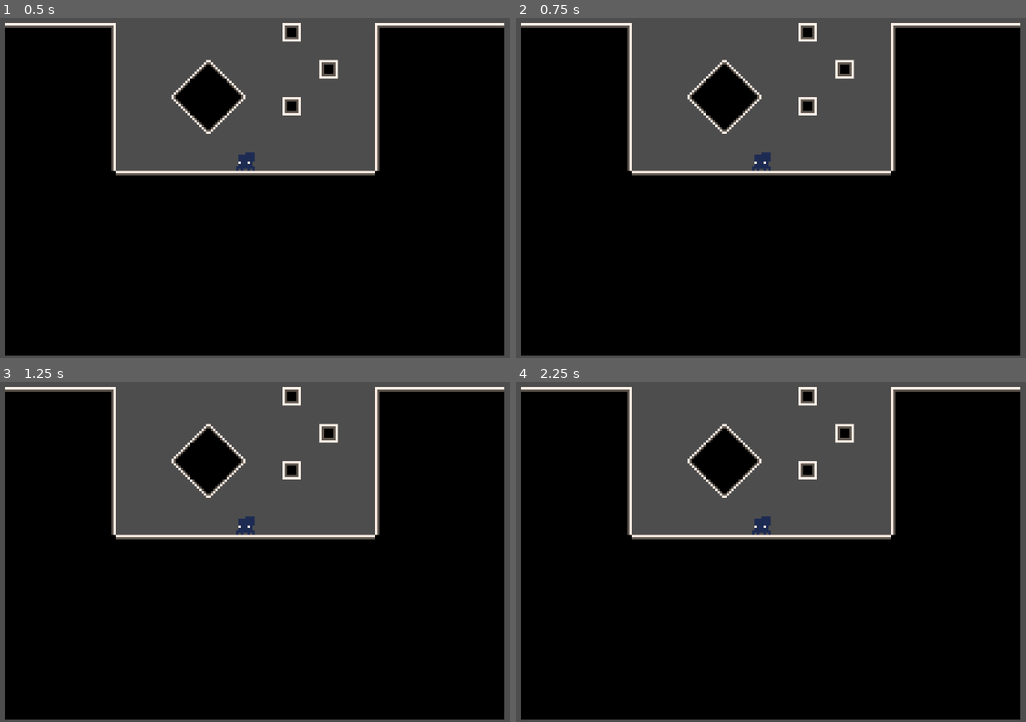
Above: before the commit, frames 1-4 (two rows, left to right).
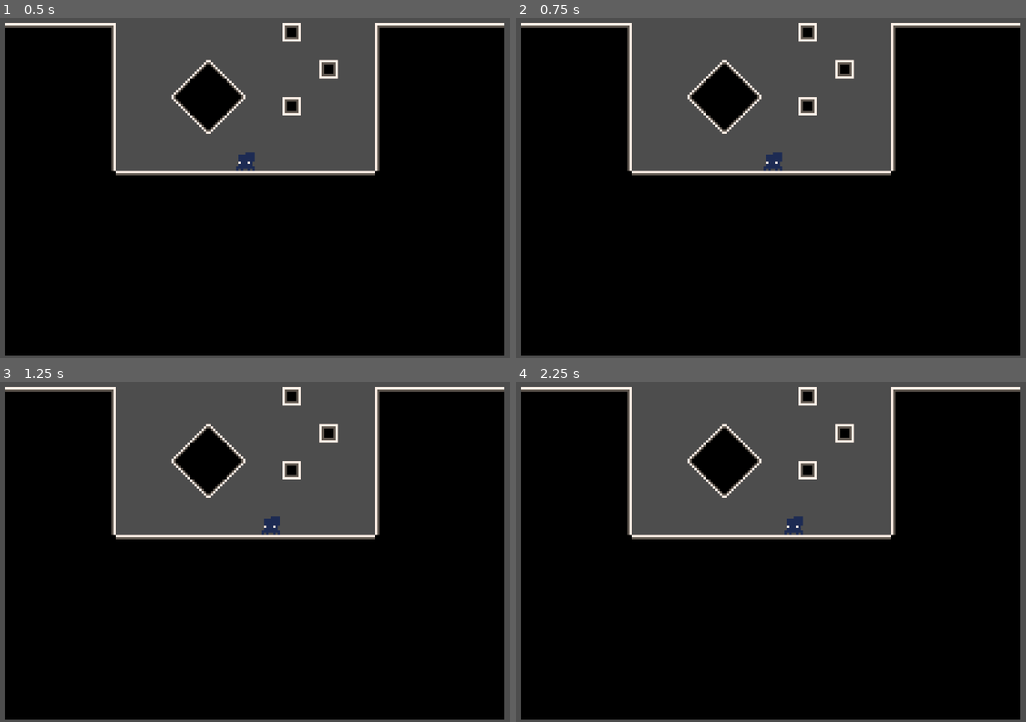
Above: after the commit, the same moments.

Repository: Flamenccio/spider-jump
Game: Godot game, scene res://world.tscn
Same seed, same stepped clock (60 frames per second), same inputs: the game is played once before the commit and once after it.
Inputs (mouse positions are in pixels of both pictures, inside the frame that each line leads up to):
- Up to frame 1 (0.5 s): no input
- Up to frame 2 (0.75 s): tap Enter at 0.5 s; move the mouse to (908, 150) at 0.52 s; hold D (move_right, bound only after the commit) from 0.53 s (still down); tap Backspace at 0.6 s; click (908, 150) at 0.67 s
- Up to frame 3 (1.25 s): keep holding D (move_right, bound only after the commit)
- Up to frame 4 (2.25 s): release D (move_right, bound only after the commit) at 1.25 s; tap Space at 1.25 s; drag from (628, 552) to (730, 609) at 1.27 s; tap Enter at 2 s; move the mouse to (827, 453) at 2.02 s; hold D (move_right, bound only after the commit) from 2.03 s (still down); tap C at 2.1 s

Frame 1 is identical in both runs. In frame 2, 0.2% of the frame differs, in the area x 46-53%, y 39-45%; in frame 3, 0.3%; in frame 4, 0.3%, in the area x 46-57%, y 39-45%.

Commit message:
add player crawling & yafsm plugin

Diff:
--- /dev/null
+++ b/crawl.gd
@@ -0,0 +1,26 @@
+extends Node
+
+@export var _rb: RigidBody2D
+@export var _crawl_speed: float
+var _move_input: Vector2
+
+func _ready() -> void:
+	if _rb == null:
+		printerr('crawl: rb is null')
+		return
+
+
+func _on_move_input_change(move_input: Vector2) -> void:
+	_move_input = move_input
+
+
+func _physics_process(delta: float) -> void:
+
+	var horizontal = _move_input - Vector2(0, _move_input.y)
+	var crawl_vector = horizontal.rotated(_rb.rotation)
+
+	# Only move and collide when input is given
+	if crawl_vector.length() == 0:
+		return
+
+	_rb.move_and_collide(crawl_vector * _crawl_speed * delta)
--- /dev/null
+++ b/input_service.gd
@@ -0,0 +1,46 @@
+extends Node
+
+signal move_input_change(move_input: Vector2)
+
+var _current_move_input: Vector2 = Vector2.ZERO
+
+
+func _input(event: InputEvent) -> void:
+	_handle_move_input(event)
+
+
+func _handle_move_input(event: InputEvent) -> void:
+
+	var temp_input := _current_move_input
+
+	# Press actions
+
+	if event.is_action_pressed('move_down'):
+		temp_input += Vector2.DOWN
+
+	if event.is_action_pressed('move_up'):
+		temp_input += Vector2.UP
+
+	if event.is_action_pressed('move_right'):
+		temp_input += Vector2.RIGHT
+
+	if event.is_action_pressed('move_left'):
+		temp_input += Vector2.LEFT
+
+	# Release actions
+
+	if event.is_action_released('move_down'):
+		temp_input -= Vector2.DOWN
+
+	if event.is_action_released('move_up'):
+		temp_input -= Vector2.UP
+
+	if event.is_action_released('move_right'):
+		temp_input -= Vector2.RIGHT
+
+	if event.is_action_released('move_left'):
+		temp_input -= Vector2.LEFT
+
+	if _current_move_input != temp_input:
+		move_input_change.emit(temp_input)
+		_current_move_input = temp_input
--- a/project.godot
+++ b/project.godot
@@ -19,6 +19,29 @@
 
 project/assembly_name="spider-jump"
 
+[input]
+
+move_left={
+"deadzone": 0.2,
+"events": [Object(InputEventKey,"resource_local_to_scene":false,"resource_name":"","device":-1,"window_id":0,"alt_pressed":false,"shift_pressed":false,"ctrl_pressed":false,"meta_pressed":false,"pressed":false,"keycode":0,"physical_keycode":65,"key_label":0,"unicode":97,"location":0,"echo":false,"script":null)
+]
+}
+move_right={
+"deadzone": 0.2,
+"events": [Object(InputEventKey,"resource_local_to_scene":false,"resource_name":"","device":-1,"window_id":0,"alt_pressed":false,"shift_pressed":false,"ctrl_pressed":false,"meta_pressed":false,"pressed":false,"keycode":0,"physical_keycode":68,"key_label":0,"unicode":100,"location":0,"echo":false,"script":null)
+]
+}
+move_up={
+"deadzone": 0.2,
+"events": [Object(InputEventKey,"resource_local_to_scene":false,"resource_name":"","device":-1,"window_id":0,"alt_pressed":false,"shift_pressed":false,"ctrl_pressed":false,"meta_pressed":false,"pressed":false,"keycode":0,"physical_keycode":87,"key_label":0,"unicode":119,"location":0,"echo":false,"script":null)
+]
+}
+move_down={
+"deadzone": 0.2,
+"events": [Object(InputEventKey,"resource_local_to_scene":false,"resource_name":"","device":-1,"window_id":0,"alt_pressed":false,"shift_pressed":false,"ctrl_pressed":false,"meta_pressed":false,"pressed":false,"keycode":0,"physical_keycode":83,"key_label":0,"unicode":115,"location":0,"echo":false,"script":null)
+]
+}
+
 [layer_names]
 
 2d_physics/layer_1="player"
--- a/world.tscn
+++ b/world.tscn
@@ -1,6 +1,11 @@
-[gd_scene load_steps=8 format=4 uid="uid://c6antsn5ngihu"]
+[gd_scene load_steps=11 format=4 uid="uid://c6antsn5ngihu"]
 
 [ext_resource type="Texture2D" uid="uid://wi6e3alnmqh0" path="res://sprites/main.png" id="1_f3sb7"]
+[ext_resource type="Script" uid="uid://ckhvctyix6juc" path="res://crawl.gd" id="2_tlwt5"]
+[ext_resource type="Script" uid="uid://b6it1roy42jng" path="res://input_service.gd" id="3_aqk2v"]
+
+[sub_resource type="PhysicsMaterial" id="PhysicsMaterial_tlwt5"]
+friction = 0.0
 
 [sub_resource type="TileSetAtlasSource" id="TileSetAtlasSource_fj7yv"]
 texture = ExtResource("1_f3sb7")
@@ -66,9 +71,11 @@
 tile_size = Vector2i(8, 8)
 physics_layer_0/collision_layer = 2
 physics_layer_0/collision_mask = 0
+physics_layer_0/physics_material = SubResource("PhysicsMaterial_tlwt5")
 sources/0 = SubResource("TileSetAtlasSource_fj7yv")
 
 [sub_resource type="PhysicsMaterial" id="PhysicsMaterial_f3sb7"]
+friction = 0.0
 
 [sub_resource type="RectangleShape2D" id="RectangleShape2D_f3sb7"]
 size = Vector2(6, 6)
@@ -111,5 +118,15 @@
 autoplay = "idle"
 frame_progress = 1.0
 
+[node name="Crawl" type="Node" parent="Player" node_paths=PackedStringArray("_rb")]
+script = ExtResource("2_tlwt5")
+_rb = NodePath("..")
+_crawl_speed = 15.0
+
 [node name="Camera" type="Camera2D" parent="."]
 zoom = Vector2(4, 4)
+
+[node name="InputService" type="Node" parent="."]
+script = ExtResource("3_aqk2v")
+
+[connection signal="move_input_change" from="InputService" to="Player/Crawl" method="_on_move_input_change"]
Not shown, added: addons/imjp94.yafsm/YAFSM.gd
Not shown, added: addons/imjp94.yafsm/YAFSM.gd.uid
Not shown, added: addons/imjp94.yafsm/assets/fonts/sans_serif.tres
Not shown, added: addons/imjp94.yafsm/assets/icons/add-white-18dp.svg
Not shown, added: addons/imjp94.yafsm/assets/icons/add-white-18dp.svg.import
Not shown, added: addons/imjp94.yafsm/assets/icons/arrow_right-white-18dp.svg
Not shown, added: addons/imjp94.yafsm/assets/icons/arrow_right-white-18dp.svg.import
Not shown, added: addons/imjp94.yafsm/assets/icons/close-white-18dp.svg
Not shown, added: addons/imjp94.yafsm/assets/icons/close-white-18dp.svg.import
Not shown, added: addons/imjp94.yafsm/assets/icons/compare_arrows-white-18dp.svg
Not shown, added: addons/imjp94.yafsm/assets/icons/compare_arrows-white-18dp.svg.import
Not shown, added: addons/imjp94.yafsm/assets/icons/remove-white-18dp.svg
(and 99 more such lines)
